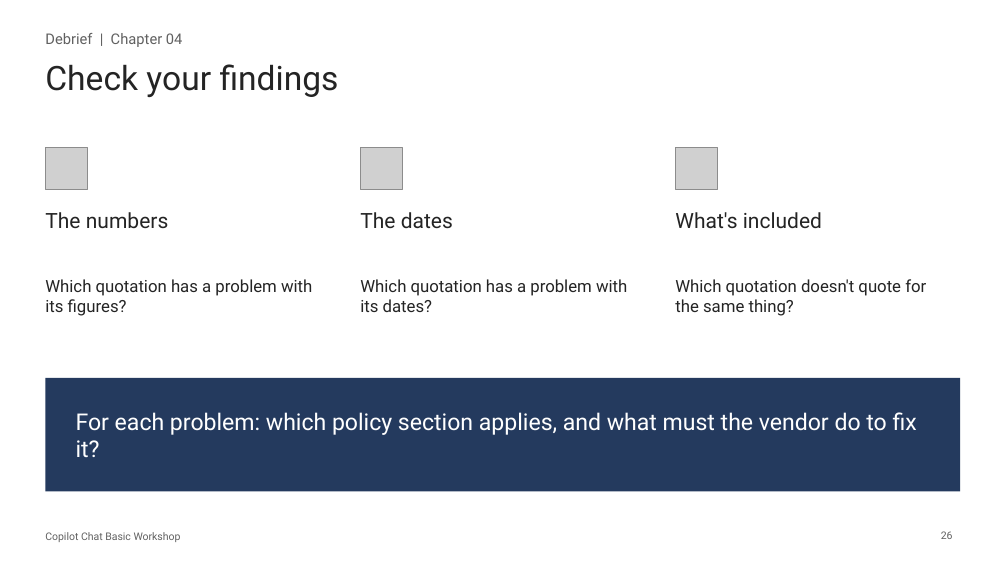
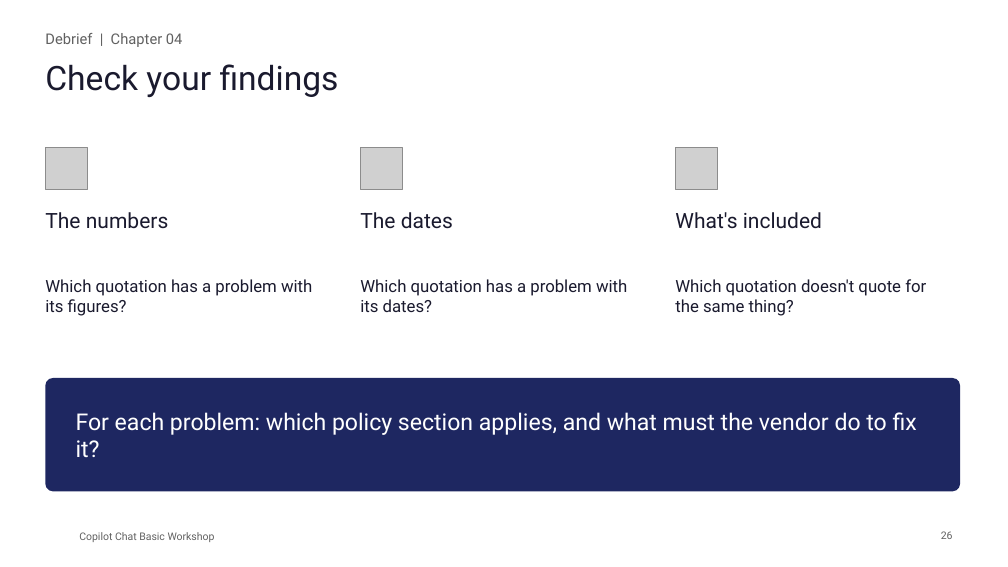
Before and after one commit to Asraf-JS/Copilot-Chat-Basic-Workshop, a slide deck: slide 26 of Copilot-Chat-Basic-Workshop-Deck.pptx. Drawn at 1008x567 pixels with LibreOffice and Linux fonts; fonts in the diff are those of the drawing; grey boxes stand for pictures; background and template pictures are left out. Boxes give left, top, right and bottom in pixels: in the first picture for what was removed or moved away, otherwise in the second. Text is boxed around its words. In the diff, an @@ line names an element or a change of style, - is before the commit and + after.

```diff
--- a/Copilot-Chat-Basic-Workshop-Deck.pptx
+++ b/Copilot-Chat-Basic-Workshop-Deck.pptx
@@ rounded rectangle at (45,378,960,492): rectangle to rounded rectangle; fill #243A5E to #1E2761 @@
@@ text "Copilot Chat Basic Workshop": place and size @@
-text "Copilot Chat Basic Workshop" at (45,532,181,542)
+text "Copilot Chat Basic Workshop" at (79,532,215,542)
```
Also in this commit, not shown: 49 other slides changed, 10 other files.
